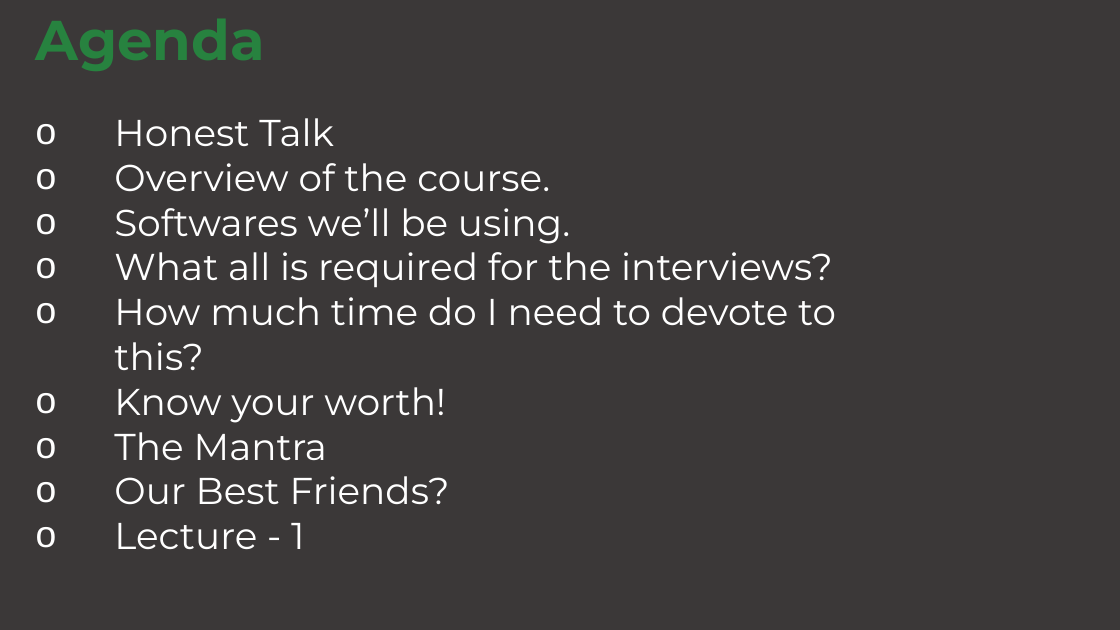
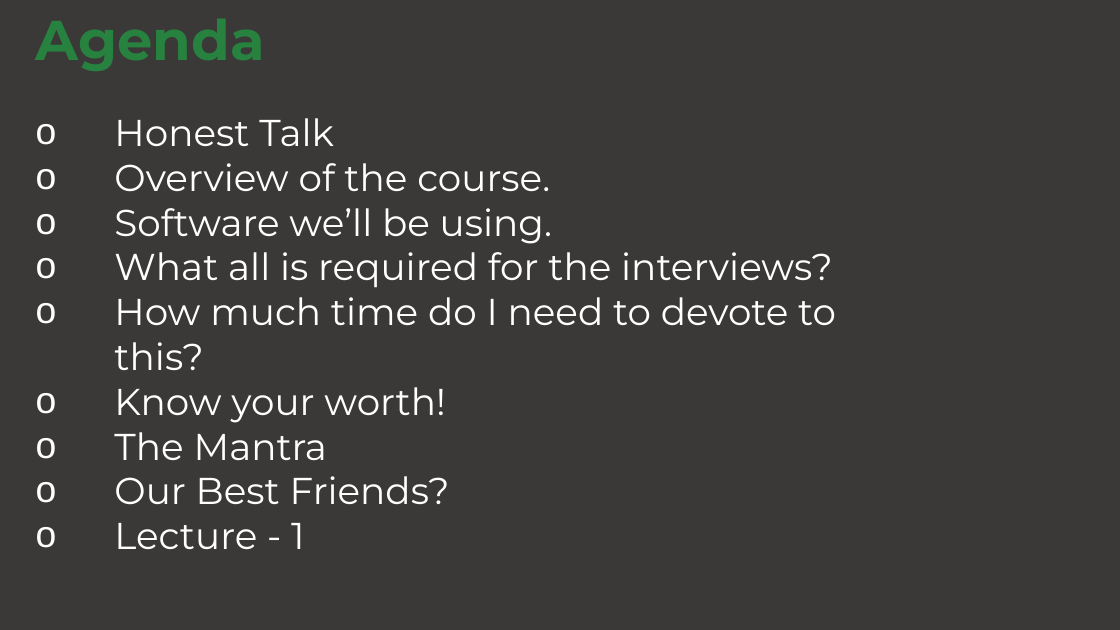
Before and after one commit to absolutesingh/CipherSchoolsDS, a slide deck: slide 2 of Day - 1, May 11/Intro.pptx. Drawn at 1120x630 pixels with LibreOffice and Linux fonts; fonts in the diff are those of the drawing; background and template pictures are left out. Boxes give left, top, right and bottom in pixels: in the first picture for what was removed or moved away, otherwise in the second. Text is boxed around its words. In the diff, an @@ line names an element or a change of style, - is before the commit and + after.

```diff
--- a/Day - 1, May 11/Intro.pptx
+++ b/Day - 1, May 11/Intro.pptx
@@ text at bbox=[114, 208, 552, 244]: text changed @@
-o Softwares we’ll be using.
+o Software we’ll be using.
```
Also in this commit, not shown: 1 other slide changed, 4 other files.
